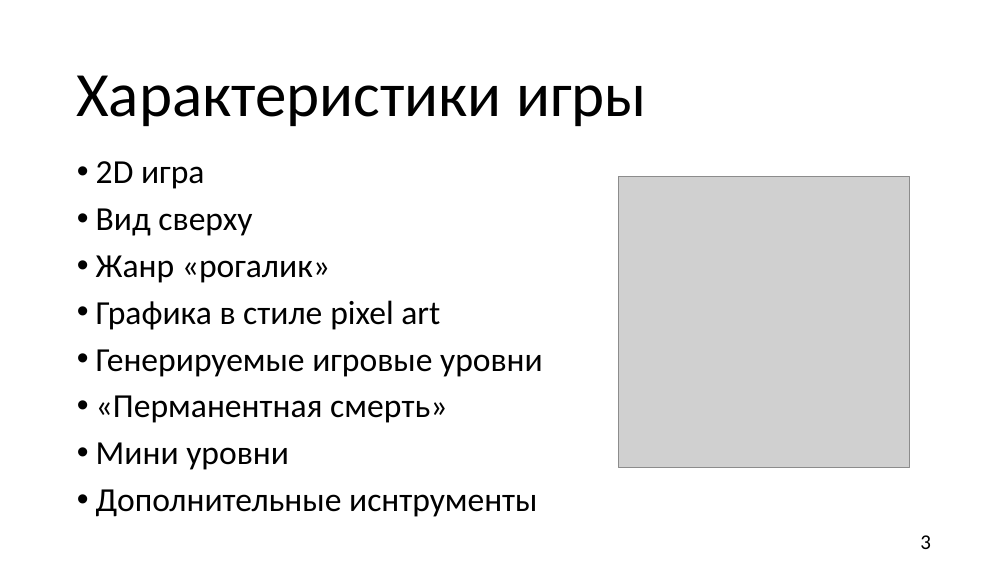
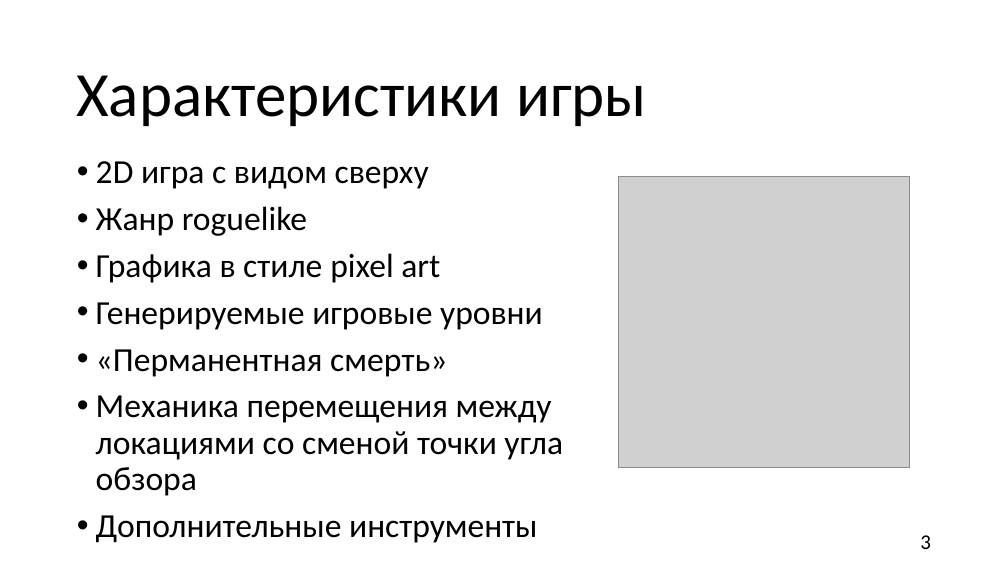
Before and after one commit to TiltInteractive/The-game-Resperation-, a slide deck: slide 3 of Б9121-09.03.03пикд_команда_4_презентация.pptx. Drawn at 1008x567 pixels with LibreOffice and Linux fonts; fonts in the diff are those of the drawing; grey boxes stand for pictures; background and template pictures are left out. Boxes give left, top, right and bottom in pixels: in the first picture for what was removed or moved away, otherwise in the second. Text is boxed around its words. In the diff, an @@ line names an element or a change of style, - is before the commit and + after.

```diff
--- a/Б9121-09.03.03пикд_команда_4_презентация.pptx
+++ b/Б9121-09.03.03пикд_команда_4_презентация.pptx
@@ text at [96, 161, 429, 236]: text changed @@
-• 2D игра
-• Вид сверху
-• Жанр «рогалик»
+• 2D игра с видом сверху
+• Жанр roguelike
@@ text at [96, 395, 563, 543]: text changed @@
-• Мини уровни
-• Дополнительные иснтрументы
+• Механика перемещения между локациями со сменой точки угла обзора
+• Дополнительные инструменты
```
Also in this commit, not shown: 7 other slides changed, 2 slides removed, 1 other file.
